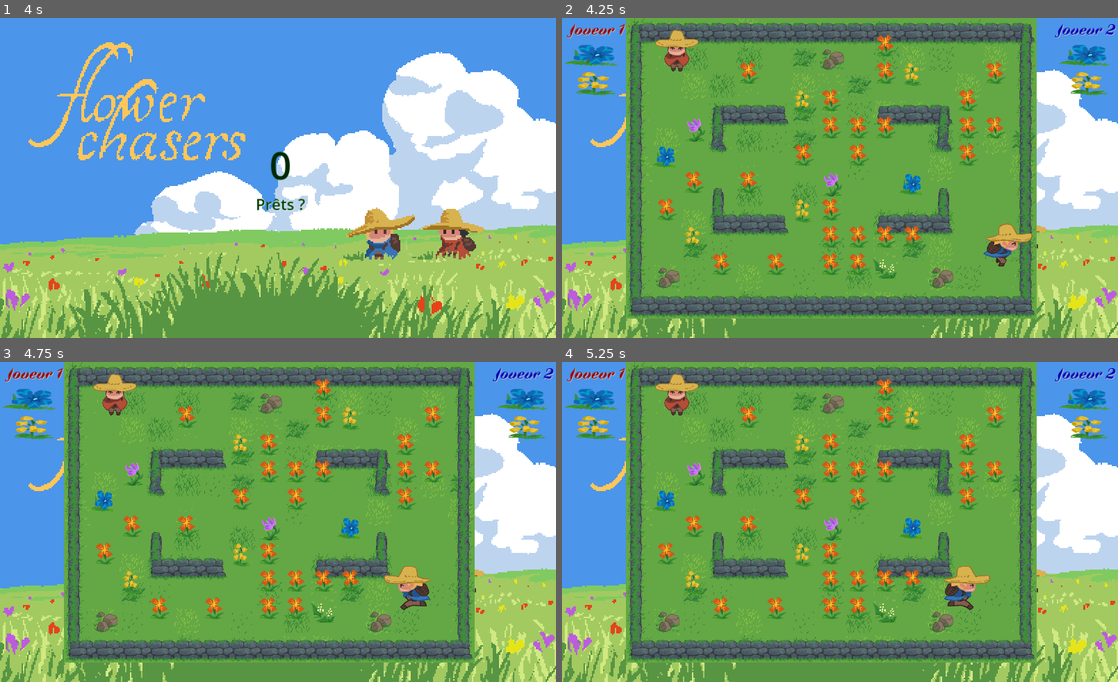
Above: before the commit, frames 1-4 (two rows, left to right).
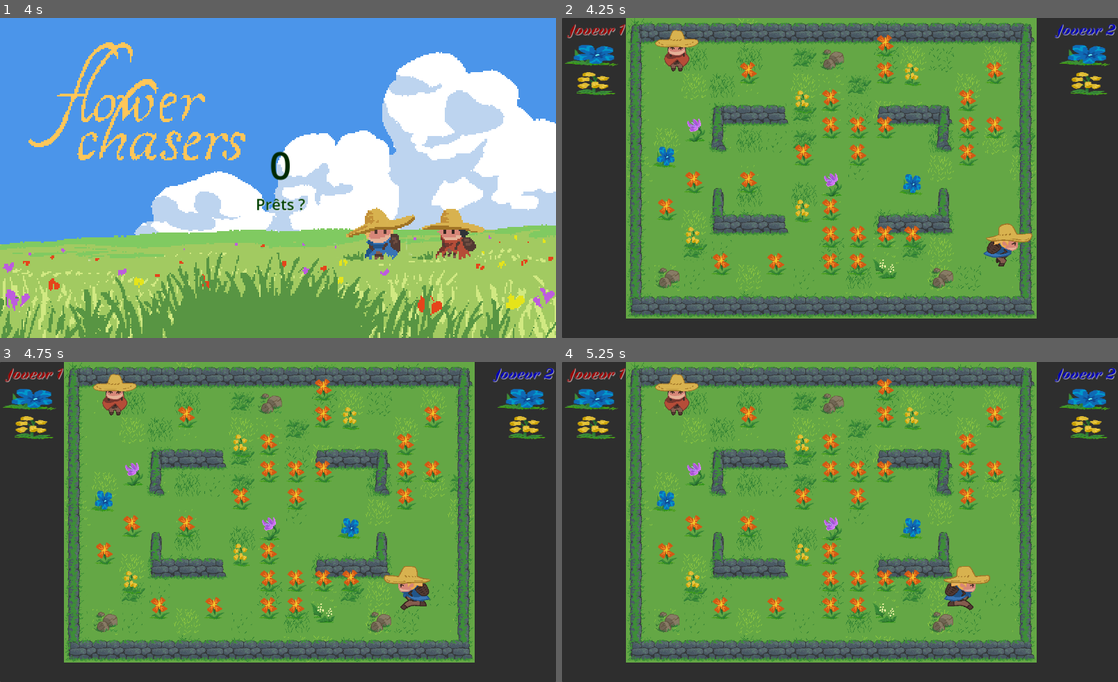
Above: after the commit, the same moments.

Repository: FablabMurat/2025GameJamCantal-1
Game: Godot game, scene res://root.tscn
Same seed, same stepped clock (60 frames per second), same inputs: the game is played once before the commit and once after it.
Inputs:
- Up to frame 1 (4 s): tap Enter (ui_accept) at 0.5, 0.77, 1.52, 3.02, 3.5, 3.77 s; hold Right (ui_right) 0.53-2.03 s; hold Left (ui_left) 2.03-2.78 s; hold Right (ui_right) from 2.78 s (still down)
- Up to frame 2 (4.25 s): keep holding Right (ui_right)
- Up to frame 3 (4.75 s): release Right (ui_right) at 4.28 s; hold Left (ui_left) from 4.28 s (still down); tap Enter (ui_accept) at 4.52 s
- Up to frame 4 (5.25 s): release Left (ui_left) at 5.03 s; hold Right (ui_right) from 5.03 s (still down)

Frame 1 is identical in both runs. In frame 2, 29% of the frame differs, in the area x 0-100%, y 0-100%; in frame 3, 29%; in frame 4, 29%.

Commit message:
L'image de présentation du jeu ne s'affichera que sur les pages sans niveau

Diff:
--- a/root.gd
+++ b/root.gd
@@ -17,10 +17,12 @@
 	missions.append([0,2,2,2,1])
 
 	$CenterContainer.show()
+	$PanelContainer/TextureRect.show()
 	startCountdown(intro_timer)
 
 func runlevel():
 	$CenterContainer.hide()
+	$PanelContainer/TextureRect.hide()
 	var niveautscn = load("res://niveau.tscn")
 	niveau = niveautscn.instantiate()
 	niveau.collect.connect(collected.bind())
@@ -34,6 +36,7 @@
 	niveau.call_deferred("queue_free")
 	# astuce pas jolie pour attendre que niveau soit détruit avant de passer au niveau suivant
 	# Mais ça permet aussi aux joueurs de se préparer
+	$PanelContainer/TextureRect.show()
 	$CenterContainer.show()
 	%Label.text = "Niveau terminé  !"
 	## TODO :Afficher aussi des scores,; un gagnant
